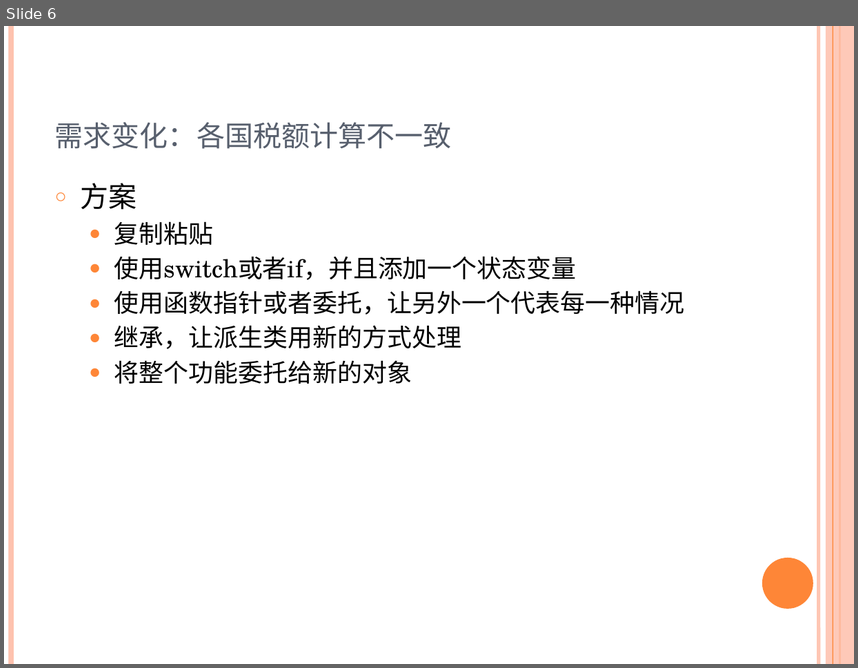
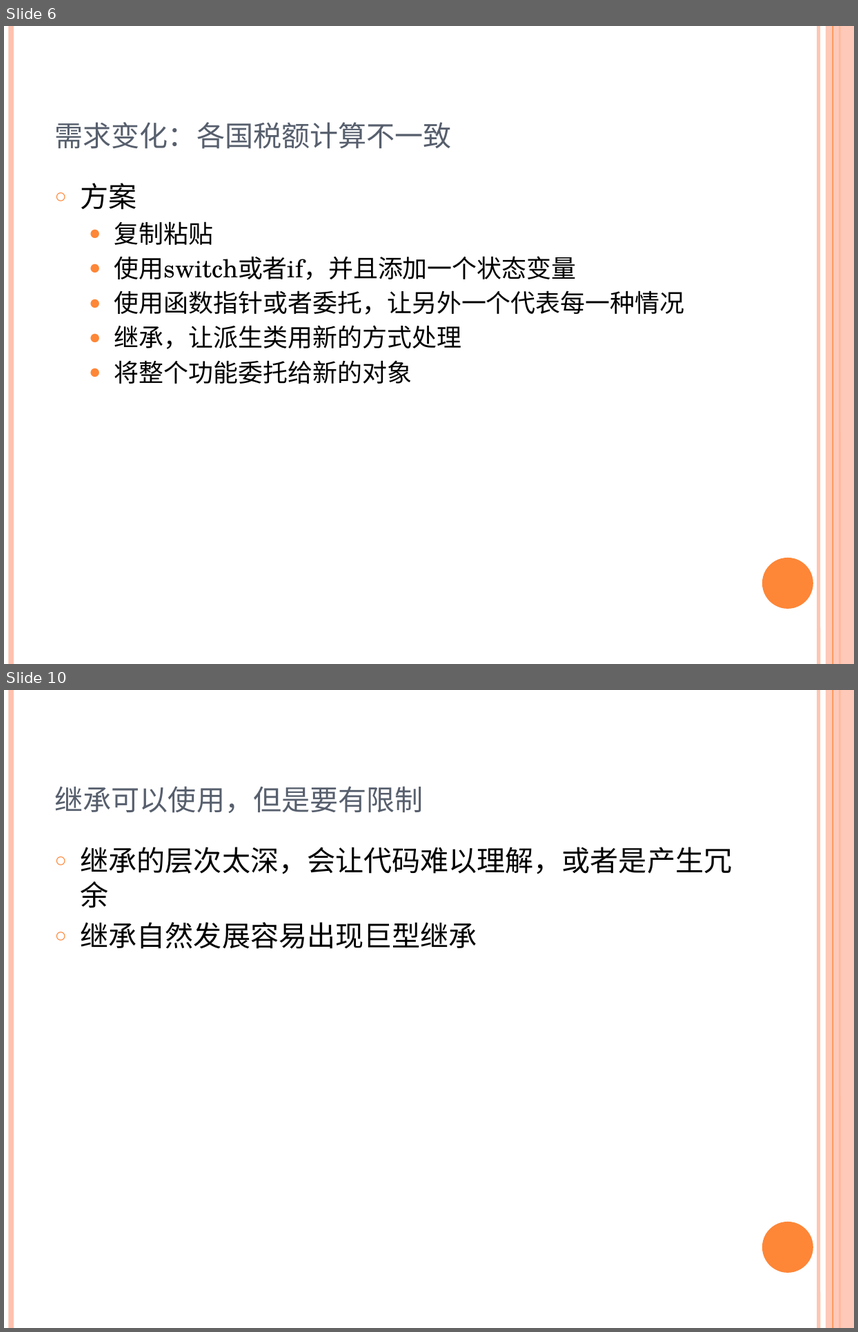
Before and after one commit to fourwq/design-pattern, a slide deck: 设计模式解析/PPT/4.Strategy模式.pptx. Shown one above the other, each under a label of ours: slide 6 before the commit, slides 6 and 10 after it; the slides between them are not shown. The pictures are 858x668 and 858x1332 pixels, drawn with LibreOffice and Linux fonts; fonts in the diff are those of the drawing. Boxes give left, top, right and bottom in pixels: in the first picture for what was removed or moved away, otherwise in the second. Text is boxed around its words. In the diff, an @@ line names an element or a change of style, - is before the commit and + after.

```diff
--- a/设计模式解析/PPT/4.Strategy模式.pptx
+++ b/设计模式解析/PPT/4.Strategy模式.pptx
@@ slide 10 added at (x1=4, y1=690, x2=854, y2=1328), background #FFFFFF; not listed: 6 template elements that a slide beside it also shows @@
@@ title added at (x1=55, y1=786, x2=424, y2=813), 30 pt, text #575F6D, small capitals @@
+继承可以使用，但是要有限制
@@ text added at (x1=81, y1=847, x2=733, y2=949), 24 pt, text #000000 @@
+○ 继承的层次太深，会让代码难以理解，或者是产生冗余
+○ 继承自然发展容易出现巨型继承
```
Also in this commit, not shown: 6 other slides added, 1 slide removed, 4 other files.
